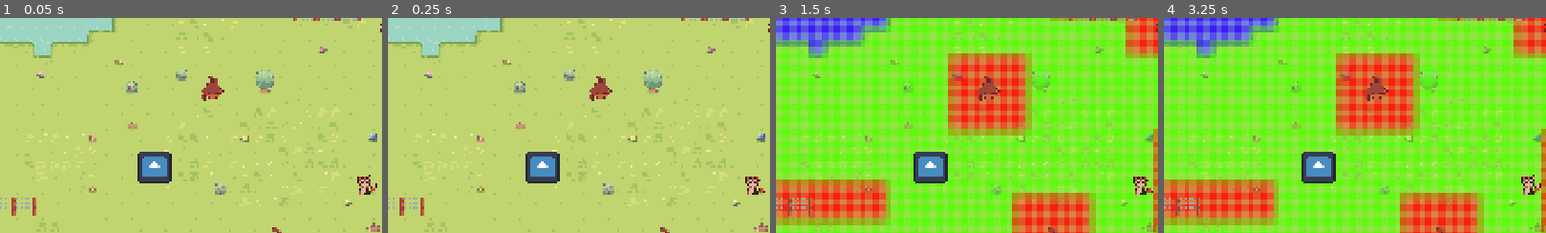
Above: before the commit, frames 1-4 (left to right).
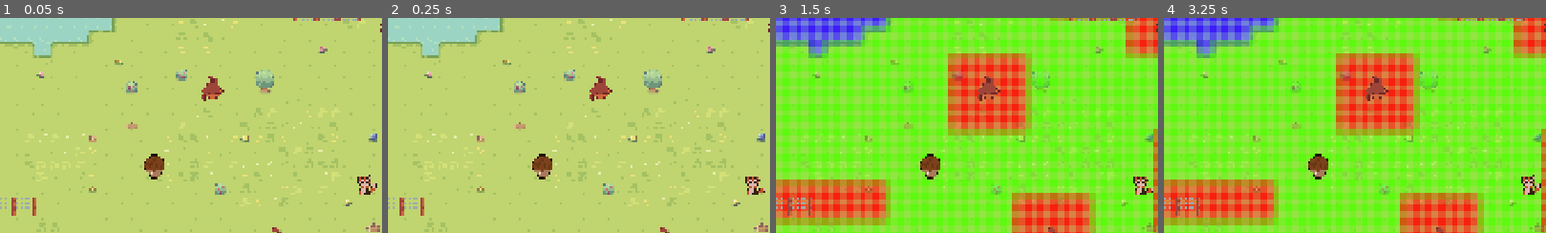
Above: after the commit, the same moments.

Repository: CreaJeu/PirateTowerDefense
Game: Godot game, scene res://scenes/main.tscn
The game is run twice, just before and just after one commit, with the same random seed, the same clock (stepped at 60 frames per second) and the same inputs. The engine's default icon, where the game draws it, is replaced by a stand-in: a white triangle on a blue panel in a dark square.
Inputs:
- Up to frame 1 (0.05 s): no input
- Up to frame 2 (0.25 s): no input
- Up to frame 3 (1.5 s): click "Singe" at 0.5 s; click "Hérisson" at 1.25 s
- Up to frame 4 (3.25 s): click "Obstacle" at 2 s; click "Singe" at 2.75 s
The pictures show only the part of the screen within x 0-50%, y 24-74%; the shares and areas given below are measured in that part.

The runs differ from the first frame. In frame 1, 1.3% of the frame differs, in the area x 36-45%, y 62-77%; in frame 2, 1.3%; in frame 3, 1.3%; in frame 4, 1.3%.

Commit message:
herisson qui fait des 36

Diff:
--- a/scenes/allies/herisson.tscn
+++ b/scenes/allies/herisson.tscn
@@ -1,14 +1,14 @@
 [gd_scene load_steps=6 format=3 uid="uid://daiy41eawth0k"]
 
-[ext_resource type="Script" path="res://scripts/herisson.gd" id="1_518lq"]
-[ext_resource type="Texture2D" uid="uid://cn3wnfphg1psv" path="res://icon.svg" id="1_w8xig"]
+[ext_resource type="Script" uid="uid://chn6nnmuqif8b" path="res://scripts/herisson.gd" id="1_518lq"]
 [ext_resource type="Texture2D" uid="uid://dnlw8hk30qpyi" path="res://assets/sprites/projectiles/epines.png" id="2_qbpr3"]
+[ext_resource type="Texture2D" uid="uid://cmfn5u2kyfhxl" path="res://assets/sprites/structure/herisson.png" id="3_qbpr3"]
 
 [sub_resource type="CircleShape2D" id="CircleShape2D_518lq"]
-radius = 106.0
+radius = 66.0076
 
 [sub_resource type="CircleShape2D" id="CircleShape2D_qbpr3"]
-radius = 18.1108
+radius = 16.1245
 
 [node name="Herisson" type="Area2D"]
 script = ExtResource("1_518lq")
@@ -23,8 +23,7 @@
 
 [node name="Sprite2D" type="Sprite2D" parent="."]
 texture_filter = 1
-scale = Vector2(0.328125, 0.3125)
-texture = ExtResource("1_w8xig")
+texture = ExtResource("3_qbpr3")
 
 [node name="FiringCooldown" type="Timer" parent="."]
 
--- a/scripts/herisson.gd
+++ b/scripts/herisson.gd
@@ -38,6 +38,9 @@
 	projectile_animation()
 	for target in enemies_in_range:
 		target.hit_taken(damage)
+	var rotation_tween = create_tween()
+	var target_rotation = $Sprite2D.rotation + deg_to_rad(360)  # Rotate by 360 degrees
+	rotation_tween.tween_property($Sprite2D, "rotation", target_rotation, 0.5).set_trans(Tween.TRANS_SINE).set_ease(Tween.EASE_OUT)
 
 func projectile_animation():
 	var directions = [
Binary file added: assets/sprites/structure/herisson.png
Not shown, added: assets/sprites/structure/herisson.png.import
Not shown, added: assets/sprites/truc_emilie/FRUITS.ase.import
Not shown, added: assets/sprites/truc_emilie/NID.ase.import
Not shown, added: assets/sprites/truc_emilie/OEUFNID.ase.import
Not shown, added: assets/sprites/truc_emilie/PUMPKIN.ase.import
Not shown, added: assets/sprites/truc_emilie/arbre.ase.import
Not shown, added: assets/sprites/truc_emilie/cerise.ase.import
Not shown, added: assets/sprites/truc_emilie/hérrisson.ase.import
Not shown, added: assets/sprites/truc_emilie/orange.ase.import
